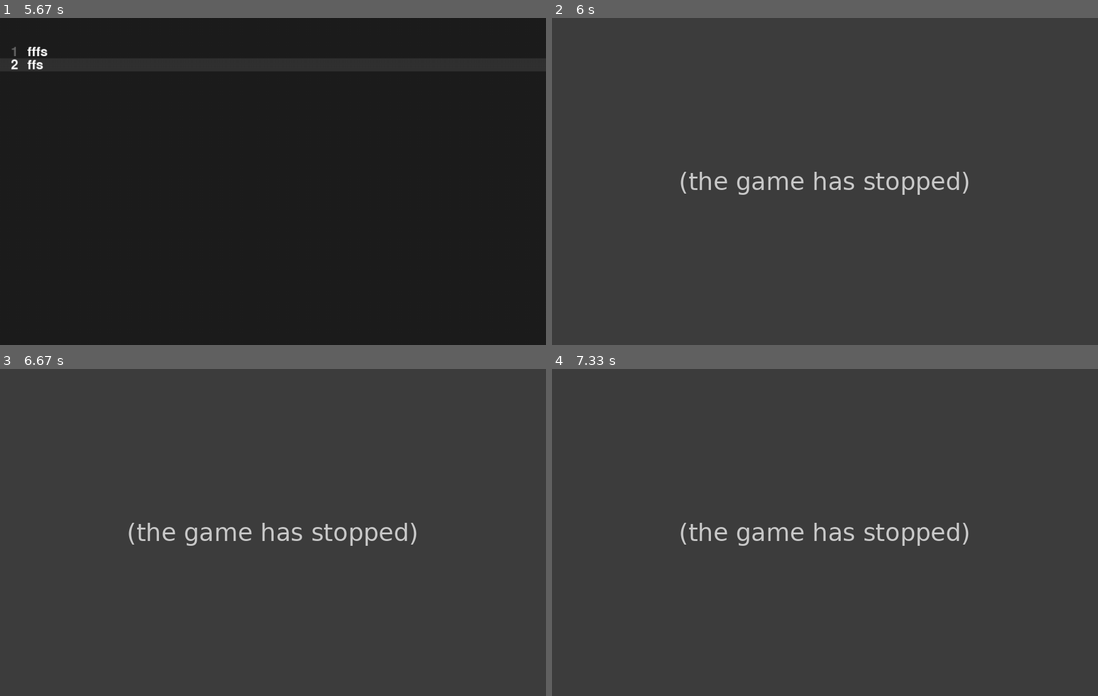
Above: before the commit, frames 1-4 (two rows, left to right).
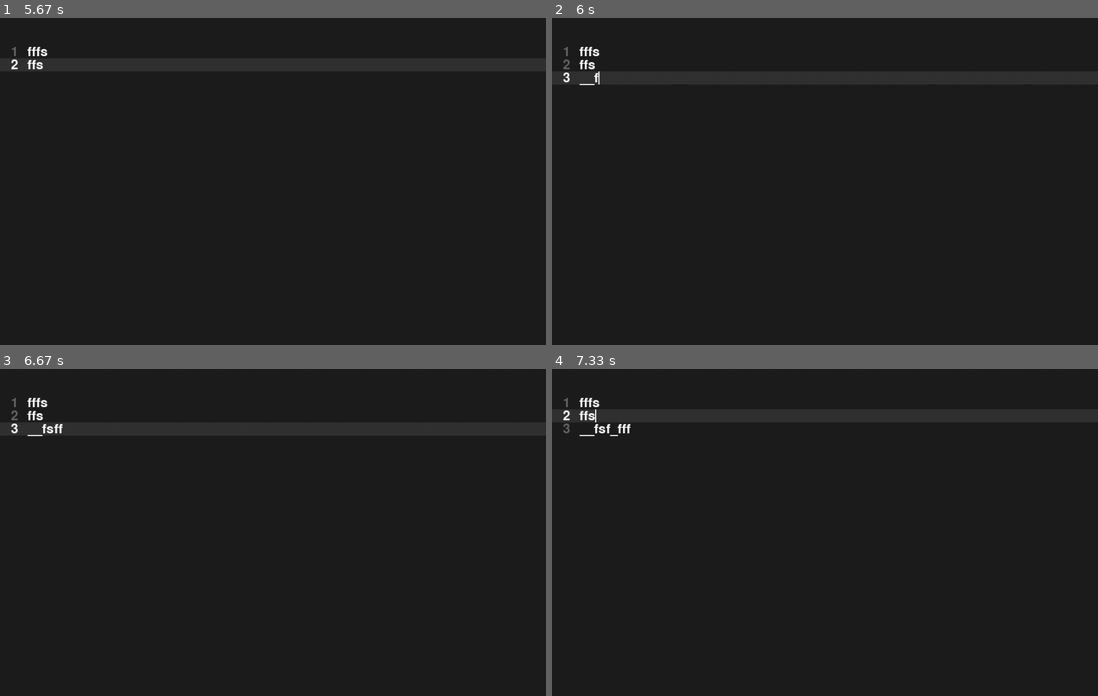
Above: after the commit, the same moments.

Repository: Nuffe/Textbox
Game: pygame game, started from main.py
The game is run twice, just before and just after one commit, with the same random seed, the same clock (stepped at 60 frames per second) and the same inputs.
Inputs:
- Up to frame 1 (5.67 s): hold S 0.33-0.8 s; hold Right 0.33-0.8 s; tap Backspace at 0.88 s; tap Enter at 1.22 s; tap S at 1.55, 4.97 s; hold Up 2.43-2.9 s; hold Right 2.98-3.45 s; hold Left 3.48-4.02 s; hold Down 4.05-4.35 s; hold Left 4.38-4.78 s; tap F at 4.45, 4.75, 4.88, 5.28, 5.58 s; hold Up 4.82-5.18 s; hold Right from 5.22 s (still down)
- Up to frame 2 (6 s): release Right at 5.85 s; hold Down from 5.88 s (still down); tap F at 5.95 s
- Up to frame 3 (6.67 s): release Down at 6.25 s; hold Left from 6.28 s (still down); tap F at 6.35, 6.65 s; tap S at 6.43 s
- Up to frame 4 (7.33 s): release Left at 6.75 s; hold Right 6.78-7.25 s; tap F at 6.85, 7.15 s; hold Up from 7.28 s (still down)

Frame 1 is identical in both runs. In frame 2, 96% of the frame differs, in the area x 0-100%, y 0-100%; in frame 3, 96%; in frame 4, 96%.
Error before the commit: IndexError: list index out of range (gap_buffer.py line 26); the game stopped at 5.95 s (later frames are placeholders)

Commit message:
Bug fix, moving left/right at 0 buffer sapce and writing caused text to be revmoed and buffer space to be addes as text

Diff:
--- a/textbox/base.py
+++ b/textbox/base.py
@@ -12,7 +12,7 @@
         self.pointerX = 0
         self.pointerY = 0
         self.list = LineList()
-        self.currentNode = self.list.append(gapBuffer(100))
+        self.currentNode = self.list.append(gapBuffer(10))
         self.screen = pygame.display.set_mode((1000, 600))
         self.font = pygame.font.SysFont(None, 36)
         self.running = True
@@ -73,14 +73,14 @@
                 self.cursorPos = len(self.currentNode.data.textContent())
 
     def pressReturn(self):
-        self.currentNode = self.list.insert_after(self.currentNode, gapBuffer(100))
+        self.currentNode = self.list.insert_after(self.currentNode, gapBuffer(10))
         self.pointerY += 1
         self.cursorPos = 0
 
     def pressDown(self):
         self.pointerY += 1
         if self.pointerY >= self.list.size: # Creates new line if at the end
-            self.currentNode = self.list.insert_after(self.currentNode, gapBuffer(100))
+            self.currentNode = self.list.insert_after(self.currentNode, gapBuffer(10))
         else:
             self.currentNode = self.currentNode.next
             self.cursorPos = min(self.cursorPos, len(self.currentNode.data.textContent()))
@@ -111,7 +111,7 @@
         character = event.unicode
         if character:
             if self.pointerY >= self.list.size:
-                self.currentNode = self.list.insert_after(self.currentNode, gapBuffer(100))
+                self.currentNode = self.list.insert_after(self.currentNode, gapBuffer(10))
             self.currentNode.data.insert(self.cursorPos, character)
             self.cursorPos += 1
 
@@ -124,7 +124,7 @@
                 tempBuf.delete(self.cursorPos -1)
                 self.pointerY += 1
                 if self.pointerY >= self.list.size:
-                    self.currentNode = self.list.insert_after(self.currentNode, gapBuffer(100))
+                    self.currentNode = self.list.insert_after(self.currentNode, gapBuffer(10))
                 self.cursorPos = 0
                 self.currentNode.data.insert(self.cursorPos, character)
                 self.cursorPos = 1
@@ -142,8 +142,8 @@
             node = self.list.head   # Start with the head node
             row = 0
             while node:
-                buf = node.data
-                text = buf.textContent()
+                buffer = node.data
+                text = buffer.textContent()
                 if text:
                     surface = self.font.render(text, True, (255,255,255))
                     self.screen.blit(surface, (self.positionX, self.positionY + row * self.font.get_height()))
@@ -173,7 +173,7 @@
                     node = self.list.head
                     count += 1
                 else:
-                    node = self.list.append(gapBuffer(100))
+                    node = self.list.append(gapBuffer(10))
                 self.cursorPos = 0
                 for char in line:
                     node.data.insert(self.cursorPos, char)
--- a/textbox/gap_buffer.py
+++ b/textbox/gap_buffer.py
@@ -3,51 +3,54 @@
     def __init__(self, size):
         self.size = size
         self.gap_size = 5
-        self.buffer = ['']*5
+        self.buffer = ['_'] * self.size
         self.gap_start = 0
-        self.gap_end = self.gap_size -1
+        self.gap_end = self.gap_start + self.gap_size
         print(self.buffer)
 
 
     # Grow the gap at position, new array is made and old data is copied over
     def grow(self, growthSize: int, position):
         a = self.buffer[position:self.size]
-        self.buffer[position:position+growthSize] = ['' for i in range(growthSize)]
-        self.buffer[position+growthSize:position+growthSize+ self.size - position] = a
+        self.buffer[position:position+growthSize] = ['_'] * growthSize
+        self.buffer[position+growthSize:position+growthSize + self.size - position] = a
 
         self.size += growthSize
-        self.gap_end += growthSize
+        self.gap_size += growthSize
+        self.gap_end = self.gap_start + self.gap_size
 
     # moves the gap right by changing the character to "", array size is not changed
     def right(self, position):
         while position > self.gap_start:
+            self.buffer[self.gap_start] = self.buffer[self.gap_end]
+            self.buffer[self.gap_end] = '_'
             self.gap_start += 1
             self.gap_end   += 1
-            self.buffer[self.gap_start -1] = self.buffer[self.gap_end]
-            self.buffer[self.gap_end] = ''
 
     def left(self, position):
          while position < self.gap_start:
             self.gap_end   -= 1
             self.gap_start -= 1
-            self.buffer[self.gap_end +1] = self.buffer[self.gap_start]
-            self.buffer[self.gap_start] = ''
+            self.buffer[self.gap_end] = self.buffer[self.gap_start]
+            self.buffer[self.gap_start] = '_'
 
     # way to keep position and gap in sync
     def move_position(self, position):
+
+        if self.gap_size == 0: # Bug fix, stop if from moving on empy buffer
+            self.grow(5, self.gap_start)
         if position < self.gap_start:
             self.left(position)
         else:
             self.right(position)
 
     def insert(self, position, character):
-        if self.gap_end == self.gap_start:
+        if self.gap_size == 0:
             self.grow(5, position)
+        self.gap_size -= 1
         self.move_position(position)
         self.buffer[self.gap_start] = character
         self.gap_start += 1
-        self.gap_size -= 1
-
         print(self.buffer)
 
     # simular to move left, but increases the gap size
@@ -55,11 +58,13 @@
         if position != self.gap_start:
             self.move_position(position +1)
             self.gap_start -= 1
-            self.buffer[self.gap_start] = ''
+            self.gap_size += 1
+            self.buffer[self.gap_start] = '_'
 
     # Returns the text content, excluding the gap
     def textContent(self):
-        return "".join(self.buffer[:self.gap_start]) + "".join(self.buffer[self.gap_end:])
+        text =  self.buffer[:self.gap_start] + self.buffer[self.gap_end:]
+        return  "".join(text).rstrip("_")
 
     # Printout that show a the gap more clearly
     def __repr__(self):
